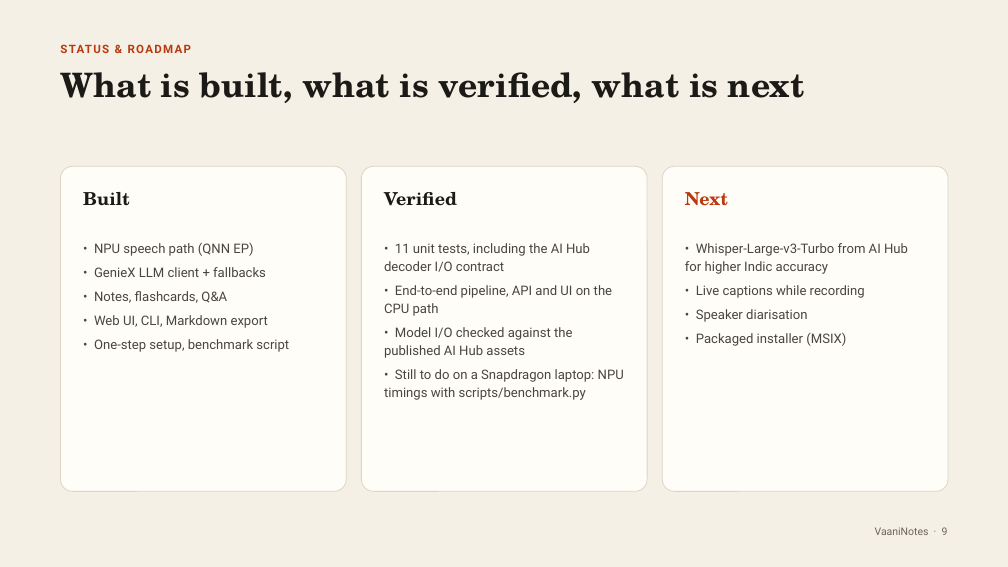
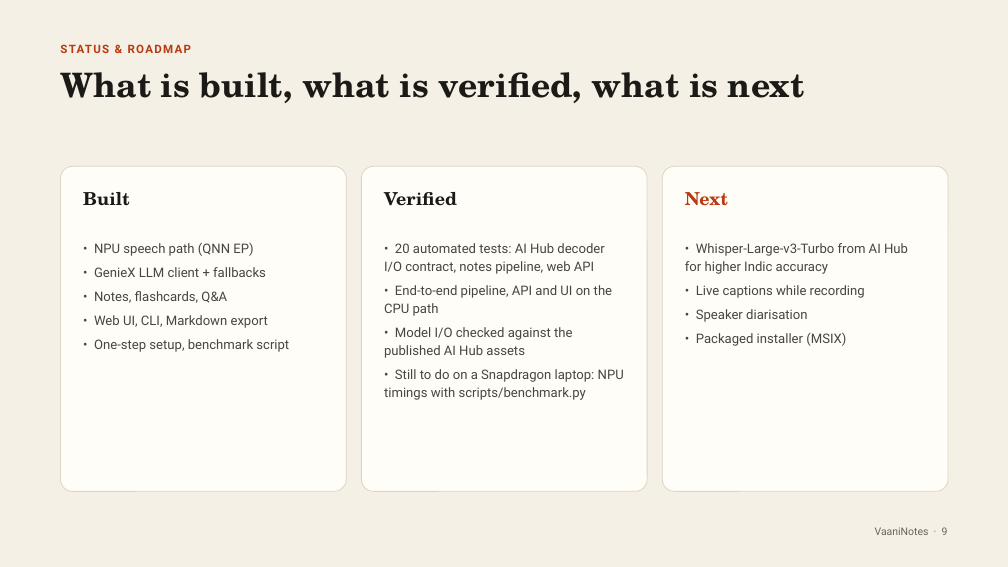
Before and after one commit to SinghCharanjeet11/vaaninotes, a slide deck: slide 9 of docs/submission/VaaniNotes_Pitch.pptx. Drawn at 1008x567 pixels with LibreOffice and Linux fonts; fonts in the diff are those of the drawing. Boxes give left, top, right and bottom in pixels: in the first picture for what was removed or moved away, otherwise in the second. Text is boxed around its words. In the diff, an @@ line names an element or a change of style, - is before the commit and + after.

Commit message:
Add web API tests; update submission documents

```diff
--- a/docs/submission/VaaniNotes_Pitch.pptx
+++ b/docs/submission/VaaniNotes_Pitch.pptx
@@ text at bbox=[384, 243, 604, 274]: text changed @@
-• 11 unit tests, including the AI Hub decoder I/O contract
+• 20 automated tests: AI Hub decoder I/O contract, notes pipeline, web API
```
Also in this commit, not shown: 5 other files.
